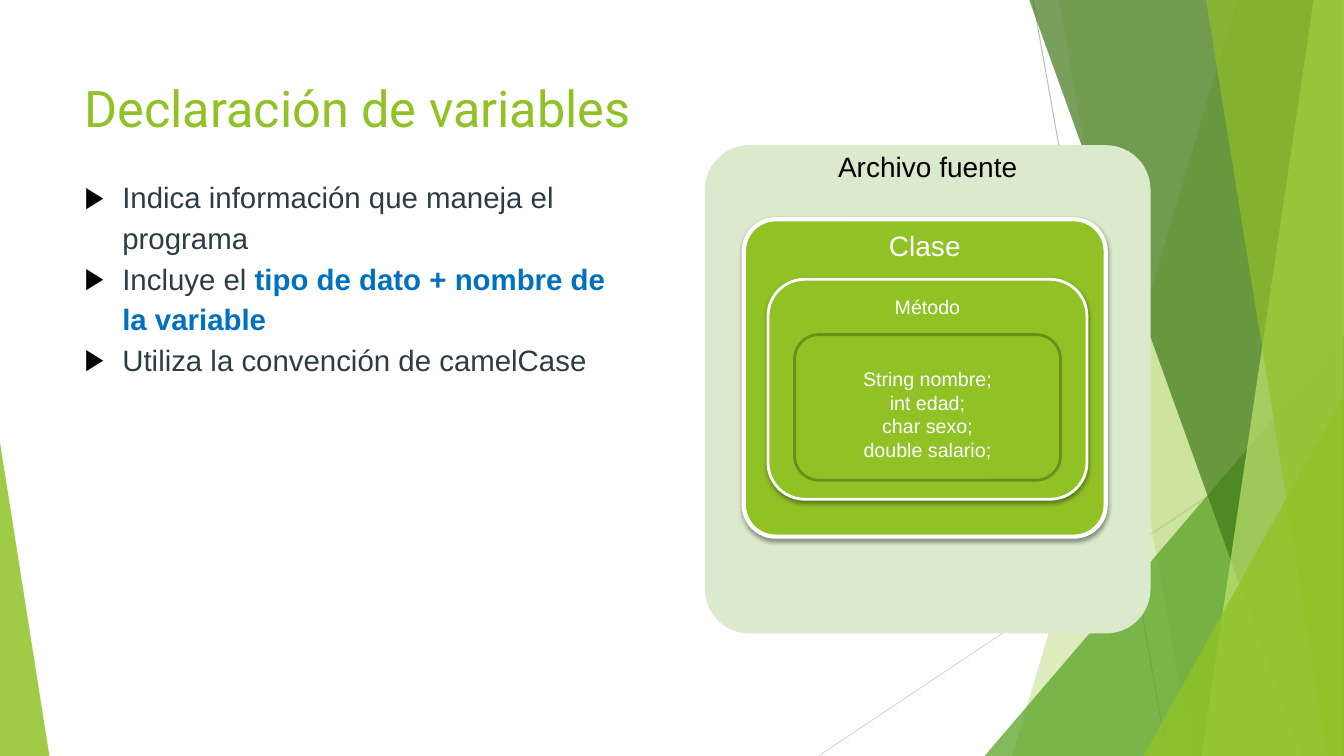
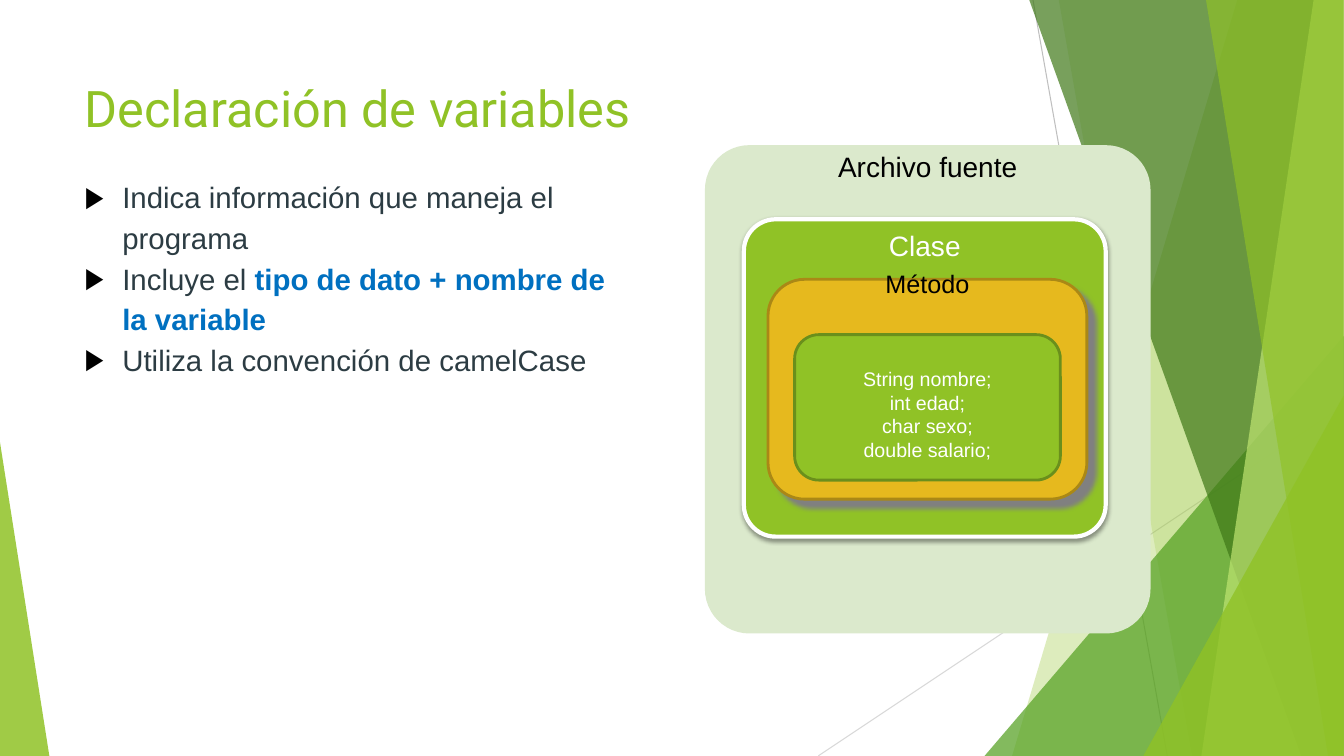
Before and after one commit to jomarnavarro/basicJava, a slide deck: slide 7 of slides/SeleniumModule2.pptx. Drawn at 1344x756 pixels with LibreOffice and Linux fonts; fonts in the diff are those of the drawing. Boxes give left, top, right and bottom in pixels: in the first picture for what was removed or moved away, otherwise in the second. Text is boxed around its words. In the diff, an @@ line names an element or a change of style, - is before the commit and + after.

```diff
--- a/slides/SeleniumModule2.pptx
+++ b/slides/SeleniumModule2.pptx
@@ rounded rectangle "Método" at box(768, 279, 1087, 499): size 14 to 18 pt, text colour #FFFFFF to #000000; fill #90C226 to #E6B91E; outline #FFFFFF 2 pt to #AA8816 2 pt; shadow changed @@
```
Also in this commit, not shown: 6 other slides changed, 2 slides added, 1 slide removed, 5 other files.
